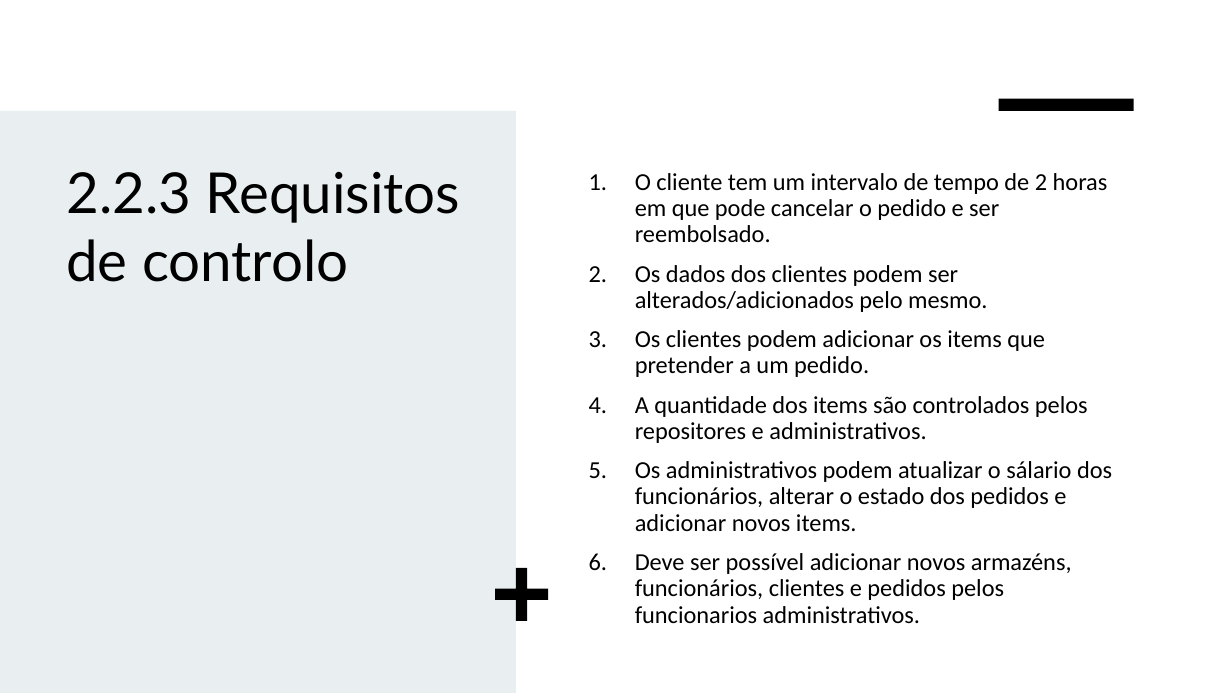
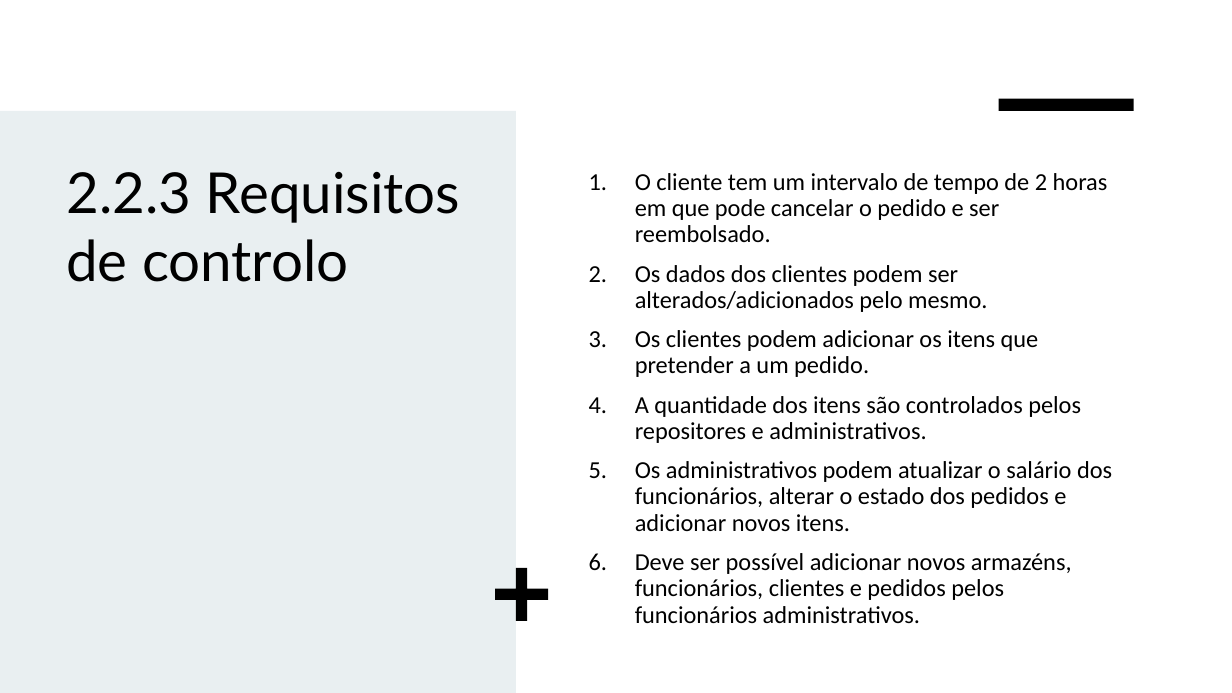
Before and after one commit to TiagoPR/AmazoniaTM, a slide deck: slide 12 of Trabalho Base de dados.pptx. Drawn at 1232x693 pixels with LibreOffice and Linux fonts; fonts in the diff are those of the drawing. Boxes give left, top, right and bottom in pixels: in the first picture for what was removed or moved away, otherwise in the second. Text is boxed around its words. In the diff, an @@ line names an element or a change of style, - is before the commit and + after.

Commit message:
Atualizacao funcionario e ppt

```diff
--- a/Trabalho Base de dados.pptx
+++ b/Trabalho Base de dados.pptx
@@ text at (635,330,1112,623): text changed @@
-3. Os clientes podem adicionar os items que pretender a um pedido.
-4. A quantidade dos items são controlados pelos repositores e administrativos.
-5. Os administrativos podem atualizar o sálario dos funcionários, alterar o estado dos pedidos e adicionar novos items.
-6. Deve ser possível adicionar novos armazéns, funcionários, clientes e pedidos pelos funcionarios administrativos.
+3. Os clientes podem adicionar os itens que pretender a um pedido.
+4. A quantidade dos itens são controlados pelos repositores e administrativos.
+5. Os administrativos podem atualizar o salário dos funcionários, alterar o estado dos pedidos e adicionar novos itens.
+6. Deve ser possível adicionar novos armazéns, funcionários, clientes e pedidos pelos funcionários administrativos.
```
Also in this commit, not shown: 4 other slides changed, 1 other file.
